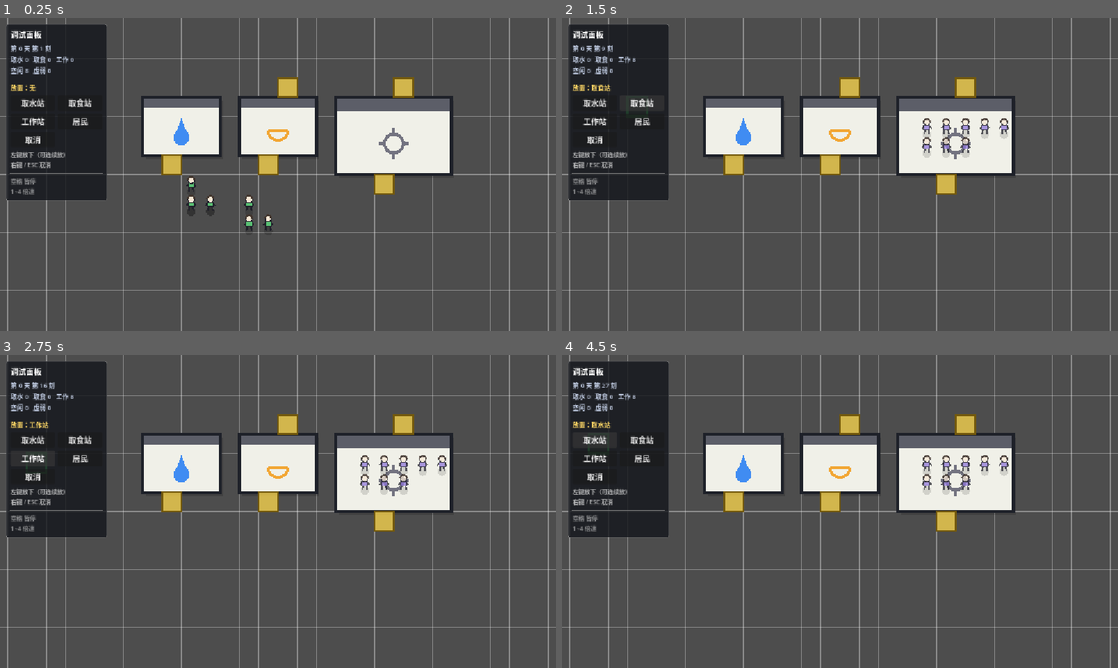
Above: before the commit, frames 1-4 (two rows, left to right).
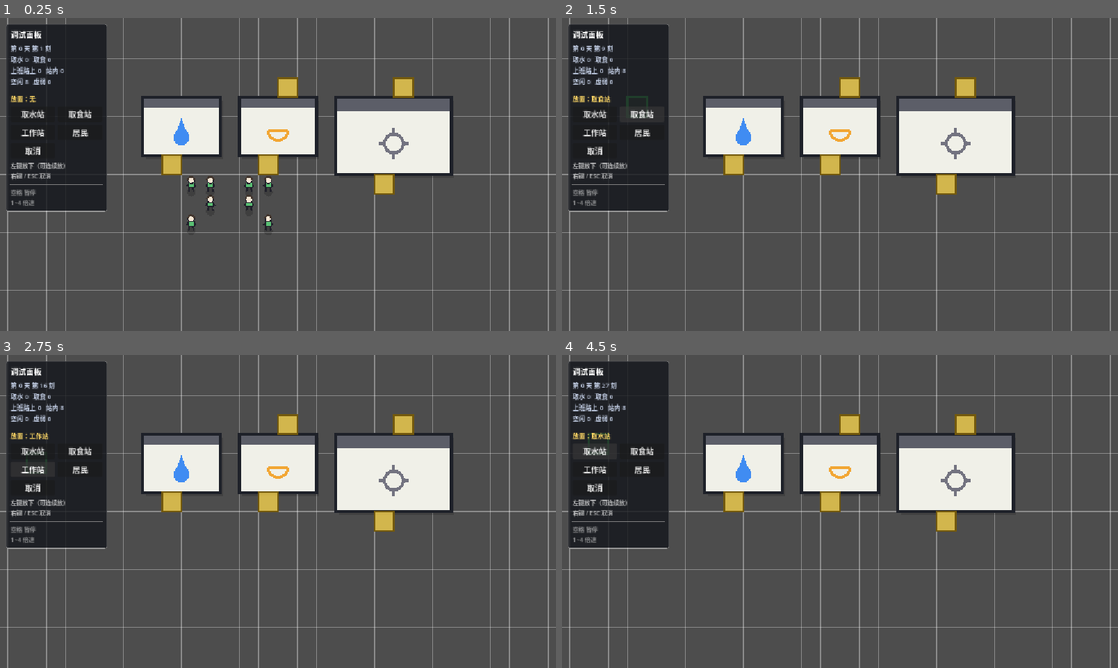
Above: after the commit, the same moments.

Repository: Boring-Coils/new-world
Game: Godot game, scene res://Scenes/TestScene.tscn
The game is run twice, just before and just after one commit, with the same random seed, the same clock (stepped at 60 frames per second) and the same inputs.
Inputs:
- Up to frame 1 (0.25 s): no input
- Up to frame 2 (1.5 s): click "取水站" at 0.5 s; click "取食站" at 1.25 s
- Up to frame 3 (2.75 s): click "工作站" at 2 s
- Up to frame 4 (4.5 s): click "居民" at 2.75 s; click "取消" at 3.5 s; click "取水站" at 4.25 s

The runs differ from the first frame. In frame 1, 2.7% of the frame differs, in the area x 1-50%, y 12-69%; in frame 2, 3.0%, in the area x 1-81%, y 12-62%; in frame 3, 2.9%; in frame 4, 3.0%.

Commit message:
fix: 站内居民不显示、出生点不重叠、统计区分站内
- 工作站内的居民改回隐藏，统计新增「站内」一项，画面人数 = 空闲+取水+取食+上班路上
- 出生与手动放人时一人一格，避免两人叠在同一点导致画面人数比统计少
- 补上 SPAWN 自检输出

Diff:
--- a/Scripts/Building/WorkStation.gd
+++ b/Scripts/Building/WorkStation.gd
@@ -25,26 +25,17 @@
 	return WAIT_TICKS
 
 
-## 居民进门：给他安排一个内部站位
+## 居民进门：登记一下，模型在 [Human] 那边隐藏
 func enter(human: Human) -> void:
-	occupants.append(human)
-	human.position = _slot_position(occupants.size() - 1)
+	if not occupants.has(human):
+		occupants.append(human)
 
 
-## 居民出门：后面的人往前补一个位置，避免中间空一格
+## 居民出门：从名单里划掉
 func leave(human: Human) -> void:
 	occupants.erase(human)
-	for i in range(occupants.size()):
-		occupants[i].position = _slot_position(i)
 
 
-## 第 [param index] 个内部站位（从建筑内部左上角开始按格排开）
-func _slot_position(index: int) -> Vector2:
-	var cols := maxi(size_cells.x - 1, 1)
-	var col := index % cols
-	var row := index / cols
-	var cell := origin_cell + Vector2i(1 + col, 1 + row)
-	# 人多到排不下时，挤在最后一行
-	cell.x = clampi(cell.x, origin_cell.x, origin_cell.x + size_cells.x - 1)
-	cell.y = clampi(cell.y, origin_cell.y, origin_cell.y + size_cells.y - 1)
-	return WorldGridGlobal.world.cell_to_world(cell)
+## 现在里面还有几个人（调试面板用）
+func get_occupant_count() -> int:
+	return occupants.size()
--- a/Scripts/Debug/PlacementController.gd
+++ b/Scripts/Debug/PlacementController.gd
@@ -170,6 +170,12 @@
 		notice.emit("这一格是建筑或障碍，人站不进去")
 		return false
 
+	# 同一格已经站了人的话不给放，否则两个人会叠在一起（画面看起来「少人」）
+	for other in TickManager.humans:
+		if is_instance_valid(other) and world.world_to_cell(other.position) == cell:
+			notice.emit("这一格已经站了一个人了")
+			return false
+
 	var human := Human.new()
 	human.name = "居民%d" % (TickManager.humans.size() + 1)
 	human.position = world.cell_to_world(cell)
--- a/Scripts/Human/Human.gd
+++ b/Scripts/Human/Human.gd
@@ -242,14 +242,12 @@
 		_go_idle()
 		return
 
-	# 从工作站里出来：先回到出入口格，再走去新目标
+	# 从工作站里出来：模型重新出现，人还站在出入口格上
 	if phase == Phase.INSIDE_WORK:
 		var old_station := target
 		if old_station is WorkStation:
 			old_station.leave(self)
-			var exit_cell := old_station.get_nearest_entrance_cell(WorldGridGlobal.world.world_to_cell(position))
-			position = WorldGridGlobal.world.cell_to_world(exit_cell)
-		modulate = Color.WHITE
+		show()
 
 	goal = new_goal
 	target = station
@@ -313,7 +311,7 @@
 	# 如果人正在别的工作站里，先退出来
 	if phase == Phase.INSIDE_WORK and target is WorkStation:
 		target.leave(self)
-	modulate = Color.WHITE
+		show()
 
 	if new_path.is_empty():
 		# 被建筑整个包住、没有路可走：直接挪到最近的那块空地
@@ -399,11 +397,11 @@
 		GlobalEnum.BuildingType.FOOD:
 			food = MAX_FOOD
 		GlobalEnum.BuildingType.WORK:
-			# 进入建筑内部：给他安排一个站内位置，半透明显示
+			# 进入建筑内部：模型隐藏（站内的人不画出来，统计里单独算）
 			phase = Phase.INSIDE_WORK
 			if target is WorkStation:
 				target.enter(self)
-			modulate = Color(1.0, 1.0, 1.0, 0.72)
+			hide()
 			queue_redraw()
 			return
 
--- a/Scripts/TestScene.gd
+++ b/Scripts/TestScene.gd
@@ -93,14 +93,19 @@
 
 func _setup_humans() -> void:
 	var world := WorldGridGlobal.world
+	var used_cells: Array[Vector2i] = []
+
 	for i in range(HUMAN_COUNT):
 		var human := Human.new()
 		human.name = "居民%d" % (i + 1)
 
-		var cell := Vector2i(
-			randi_range(HUMAN_SPAWN_MIN.x, HUMAN_SPAWN_MAX.x),
-			randi_range(HUMAN_SPAWN_MIN.y, HUMAN_SPAWN_MAX.y),
-		)
+		# 一人一格，避免两个人叠在同一个位置（画面上会「少人」）
+		var cell := _pick_free_cell(used_cells)
+		if cell == Vector2i(-1, -1):
+			push_warning("出生点不够用了，居民%d 没放出来" % (i + 1))
+			human.free()
+			break
+		used_cells.append(cell)
 		human.position = world.cell_to_world(cell)
 
 		# 混合不同年龄段，顺便验证速度和日耗的差异
@@ -116,6 +121,20 @@
 				human.age = 70
 
 		add_child(human)
+
+	print("[SPAWN] %d 个居民放在 %d 个不同格子上" % [TickManager.humans.size(), used_cells.size()])
+
+
+## 在出生范围里随机挑一格还没被占用的
+func _pick_free_cell(used_cells: Array[Vector2i]) -> Vector2i:
+	for attempt in range(300):
+		var cell := Vector2i(
+			randi_range(HUMAN_SPAWN_MIN.x, HUMAN_SPAWN_MAX.x),
+			randi_range(HUMAN_SPAWN_MIN.y, HUMAN_SPAWN_MAX.y),
+		)
+		if not used_cells.has(cell):
+			return cell
+	return Vector2i(-1, -1)
 
 
 func _setup_ui() -> void:
@@ -199,7 +218,8 @@
 	var weak := 0
 	var at_water := 0
 	var at_food := 0
-	var working := 0
+	var going_work := 0
+	var inside_work := 0
 	var idle := 0
 
 	for h in TickManager.humans:
@@ -207,21 +227,24 @@
 			continue
 		if h.is_weak:
 			weak += 1
+		elif h.phase == Human.Phase.INSIDE_WORK:
+			# 已经进门了，模型是隐藏的，单独列出来
+			inside_work += 1
 		elif h.goal == Human.Goal.WATER:
 			at_water += 1
 		elif h.goal == Human.Goal.FOOD:
 			at_food += 1
 		elif h.goal == Human.Goal.WORK:
-			working += 1
+			going_work += 1
 		else:
 			idle += 1
 
-	_debug_ui.set_stats("第 %d 天 第 %d 刻\n取水 %d   取食 %d   工作 %d\n空闲 %d   虚弱 %d" % [
-		day, tick, at_water, at_food, working, idle, weak
+	_debug_ui.set_stats("第 %d 天 第 %d 刻\n取水 %d   取食 %d\n上班路上 %d   站内 %d\n空闲 %d   虚弱 %d" % [
+		day, tick, at_water, at_food, going_work, inside_work, idle, weak
 	])
 
 	# 调试模式：定期打印一份，跑满 _max_ticks 刻就退出
-	var ready_for_shot := TickManager.total_ticks >= 100
+	var ready_for_shot := TickManager.total_ticks >= 12
 	if _placer != null and _placer.debug_hover_cell.x >= 0 and TickManager.total_ticks >= 10:
 		ready_for_shot = true
 	if _shot_path != "" and not _shot_done and ready_for_shot:
@@ -232,8 +255,8 @@
 		return
 	if TickManager.total_ticks - _last_report_tick >= 100:
 		_last_report_tick = TickManager.total_ticks
-		var line := "[SIM] tick=%d 取水%d 取食%d 工作%d 空闲%d 虚弱%d |" % [
-			TickManager.total_ticks, at_water, at_food, working, idle, weak
+		var line := "[SIM] tick=%d 取水%d 取食%d 上班%d 站内%d 空闲%d 虚弱%d |" % [
+			TickManager.total_ticks, at_water, at_food, going_work, inside_work, idle, weak
 		]
 		for h in TickManager.humans:
 			if not is_instance_valid(h):
Not shown, changed: Docs/v0.0.1a/实现说明.md
